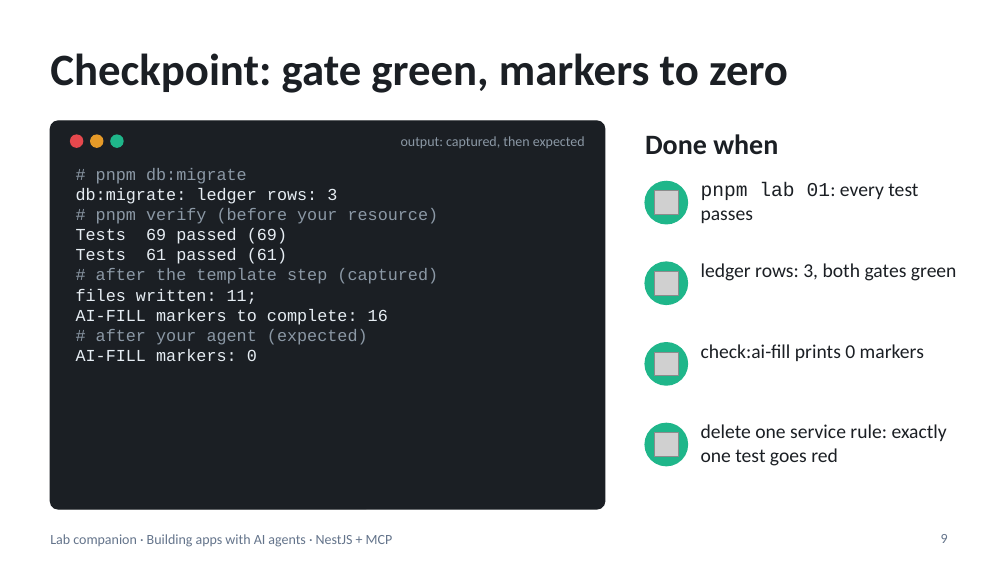
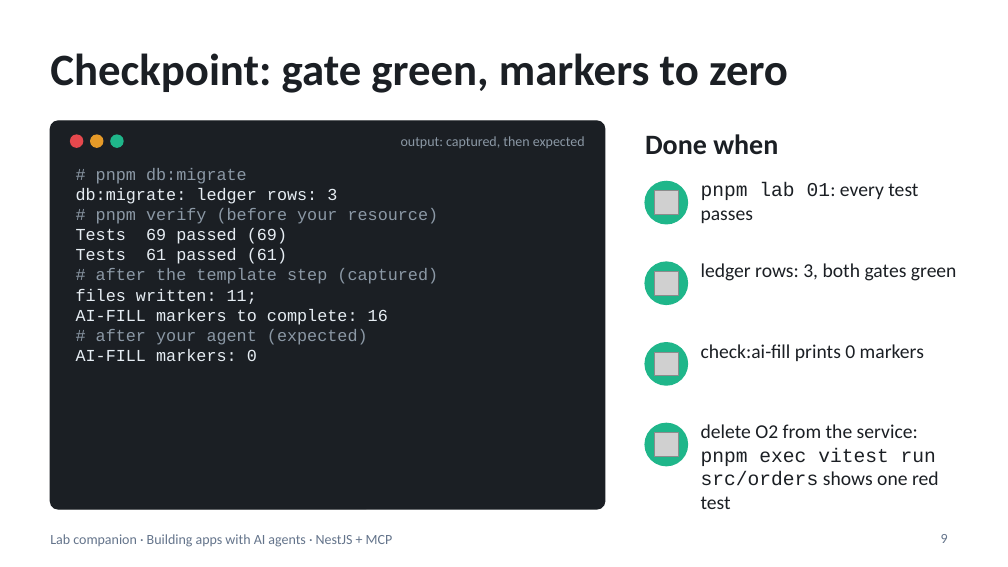
Before and after one commit to blazaga/ai-training-modules, a slide deck: slide 9 of docs/ai-agent-training/slides/lab-companion.pptx. Drawn at 1008x567 pixels with LibreOffice and Linux fonts; fonts in the diff are those of the drawing; grey boxes stand for pictures. Boxes give left, top, right and bottom in pixels: in the first picture for what was removed or moved away, otherwise in the second. Text is boxed around its words. In the diff, an @@ line names an element or a change of style, - is before the commit and + after.

```diff
--- a/docs/ai-agent-training/slides/lab-companion.pptx
+++ b/docs/ai-agent-training/slides/lab-companion.pptx
@@ text at [701, 424, 939, 509]: text changed @@
-delete one service rule: exactly one test goes red
+delete O2 from the service: pnpm exec vitest run src/orders shows one red test
```
Also in this commit, not shown: 7 other slides changed, 14 other files.
